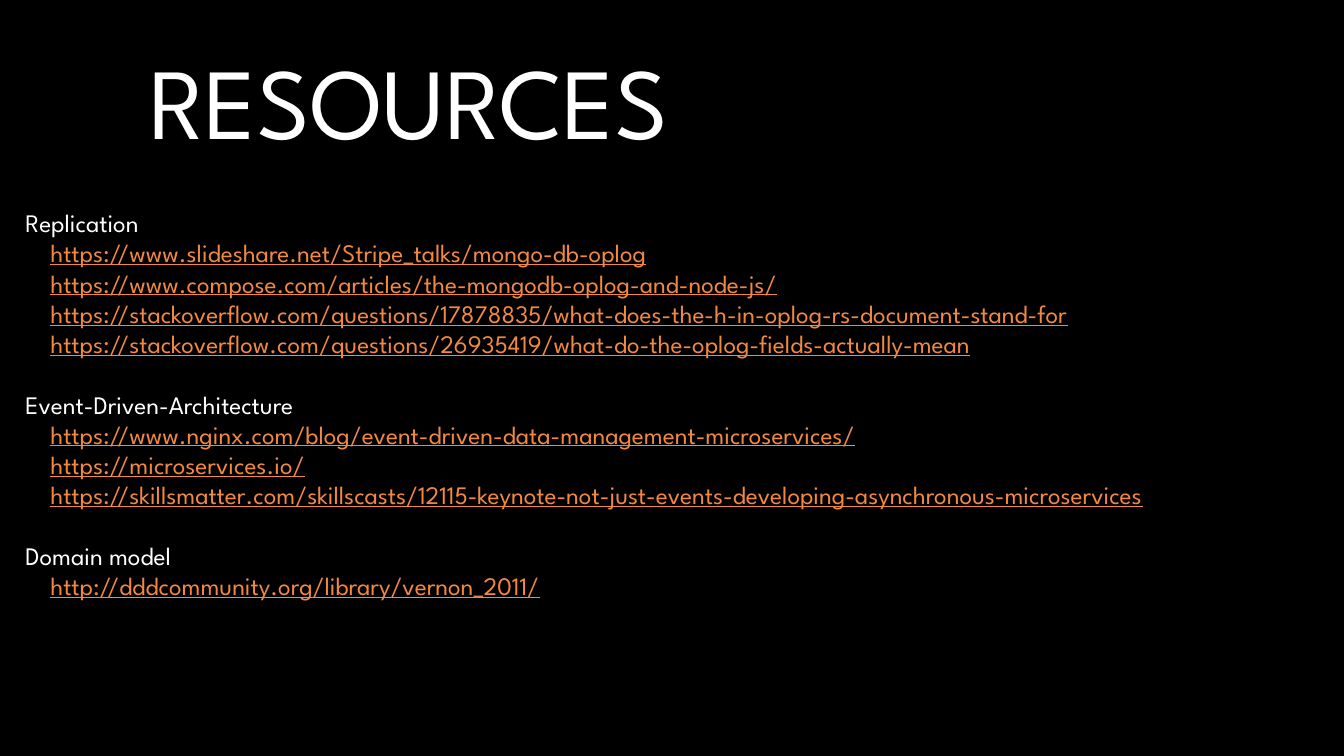
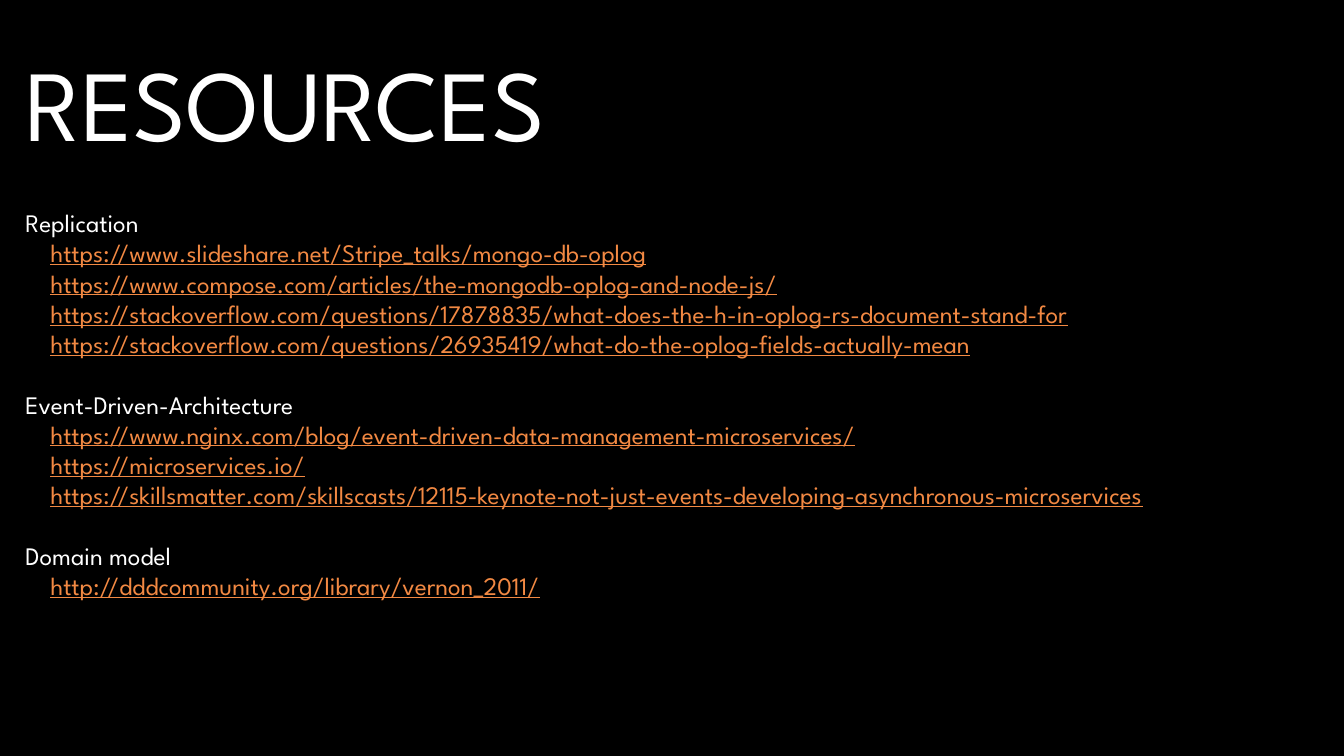
Before and after one commit to andrii-litvinov/event-driven-mongodb, a slide deck: slide 20 of t18-event-mongodb.pptx (slide 19 before the commit). Drawn at 1344x756 pixels with LibreOffice and Linux fonts; fonts in the diff are those of the drawing; background and template pictures are left out. Boxes give left, top, right and bottom in pixels: in the first picture for what was removed or moved away, otherwise in the second. Text is boxed around its words. In the diff, an @@ line names an element or a change of style, - is before the commit and + after.

```diff
--- a/t18-event-mongodb.pptx
+++ b/t18-event-mongodb.pptx
@@ title "RESOURCES": place and size @@
-title "RESOURCES" at [149,71,668,141]
+title "RESOURCES" at [26,73,545,143]
```
Also in this commit, not shown: 6 other slides changed, 1 slide added.
